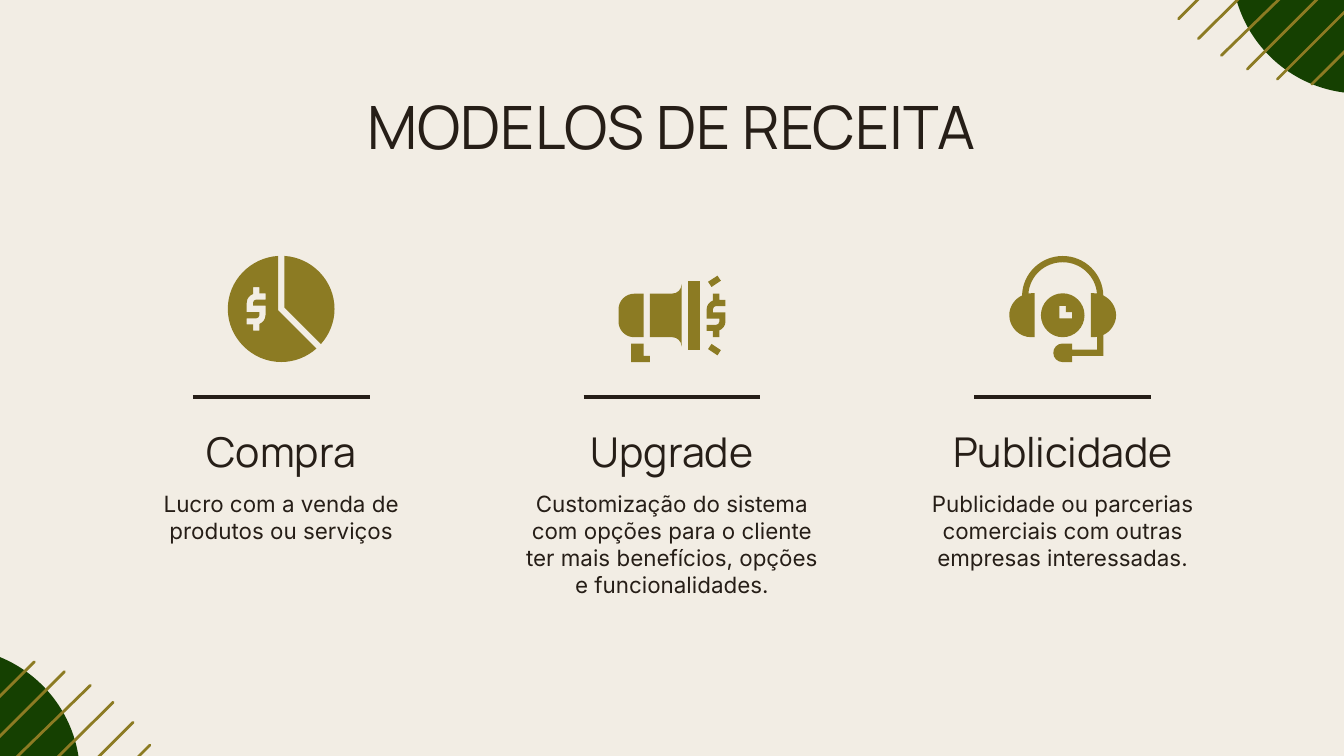
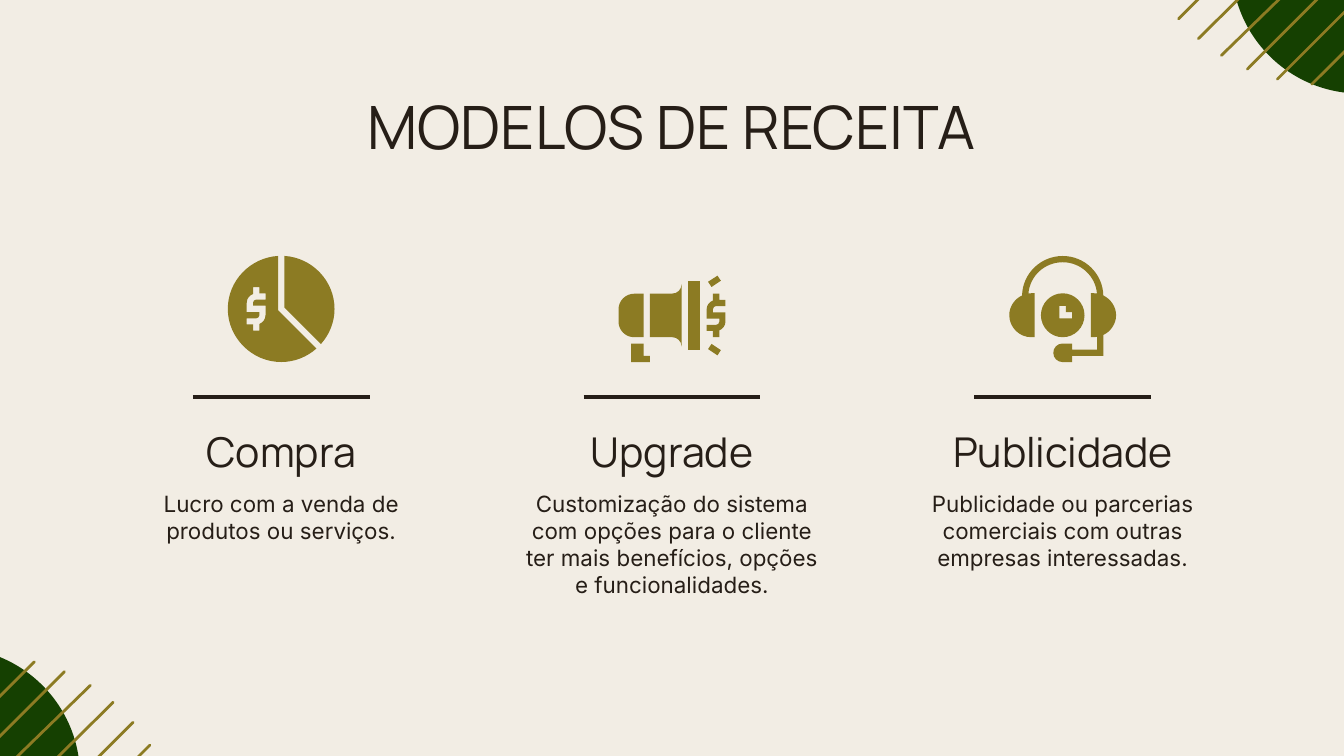
Before and after one commit to rafaellabastos/challenge-pitch-qa, a slide deck: slide 14 of Pitch-SavvyFix.pptx. Drawn at 1344x756 pixels with LibreOffice and Linux fonts; fonts in the diff are those of the drawing. Boxes give left, top, right and bottom in pixels: in the first picture for what was removed or moved away, otherwise in the second. Text is boxed around its words. In the diff, an @@ line names an element or a change of style, - is before the commit and + after.

```diff
--- a/Pitch-SavvyFix.pptx
+++ b/Pitch-SavvyFix.pptx
@@ subtitle at (x1=164, y1=495, x2=399, y2=544): text changed @@
-Lucro com a venda de produtos ou serviços
+Lucro com a venda de produtos ou serviços.
```
Also in this commit, not shown: 8 other slides changed.
